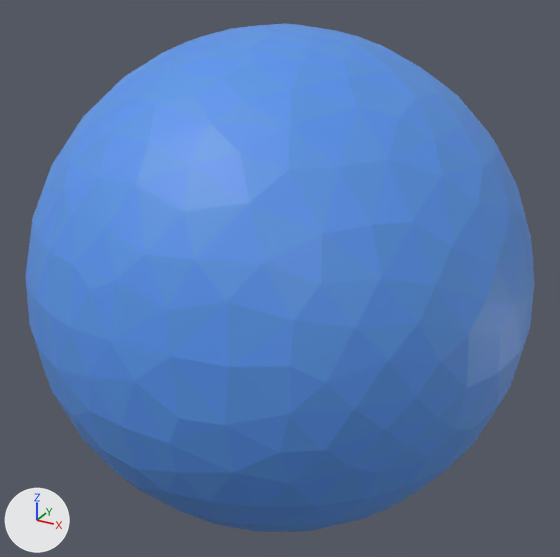
The glTF model low-poly-globe/assets/low_poly_sphere.glb as it was, and as the next commit left it.
Rendered twice from a camera (50 mm lens) standing at (1.42, -2.583, 1.29) and looking at (0.0, -0.001, -0.001). Lighting does not change. The marker at lower left points along +X, +Y and +Z.

The scene before the commit, as lines of its bpy script (objects in view):
```python
ob_sphere = bpy.data.objects.new('Sphere', me_sphere)
ob_sphere.location = (0.0, 0.0, 0.0)
```
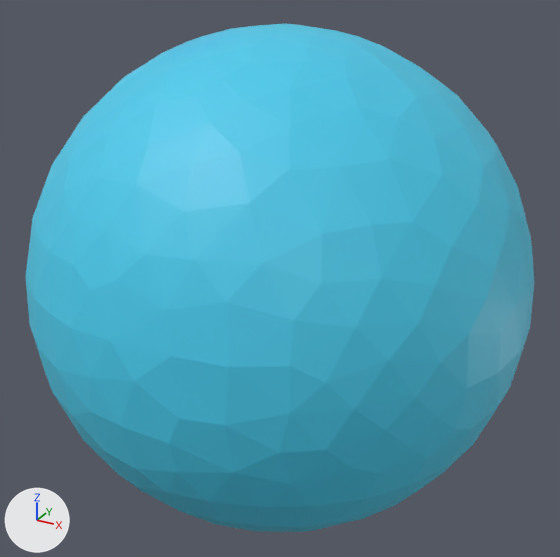
Location of each change, [x1, y1, x2, y2] in pixels of the pictures (560 x 557 px):
'Sphere', surface changed (blue to cyan): [26, 23, 534, 532] in both

The change, as a list of edits to the scene's bpy script:
```text
Change mat_blue:
    where n2 = _N.new('ShaderNodeMix'); n2.name = 'Mix'
    n2.inputs[7].default_value: (0.1, 0.311, 0.8, 1.0) -> (0.068, 0.615, 0.85, 1.0)  # 'B', blue #5997e7 -> 'B', cyan #4aceed
Change mat_purple:
    where n2 = _N.new('ShaderNodeMix'); n2.name = 'Mix'
    n2.inputs[7].default_value: (0.1, 0.3, 0.85, 1.0) -> (0.0684, 0.611, 0.85, 1.0)  # 'B', blue #5995ed -> 'B', cyan #4acded
```
